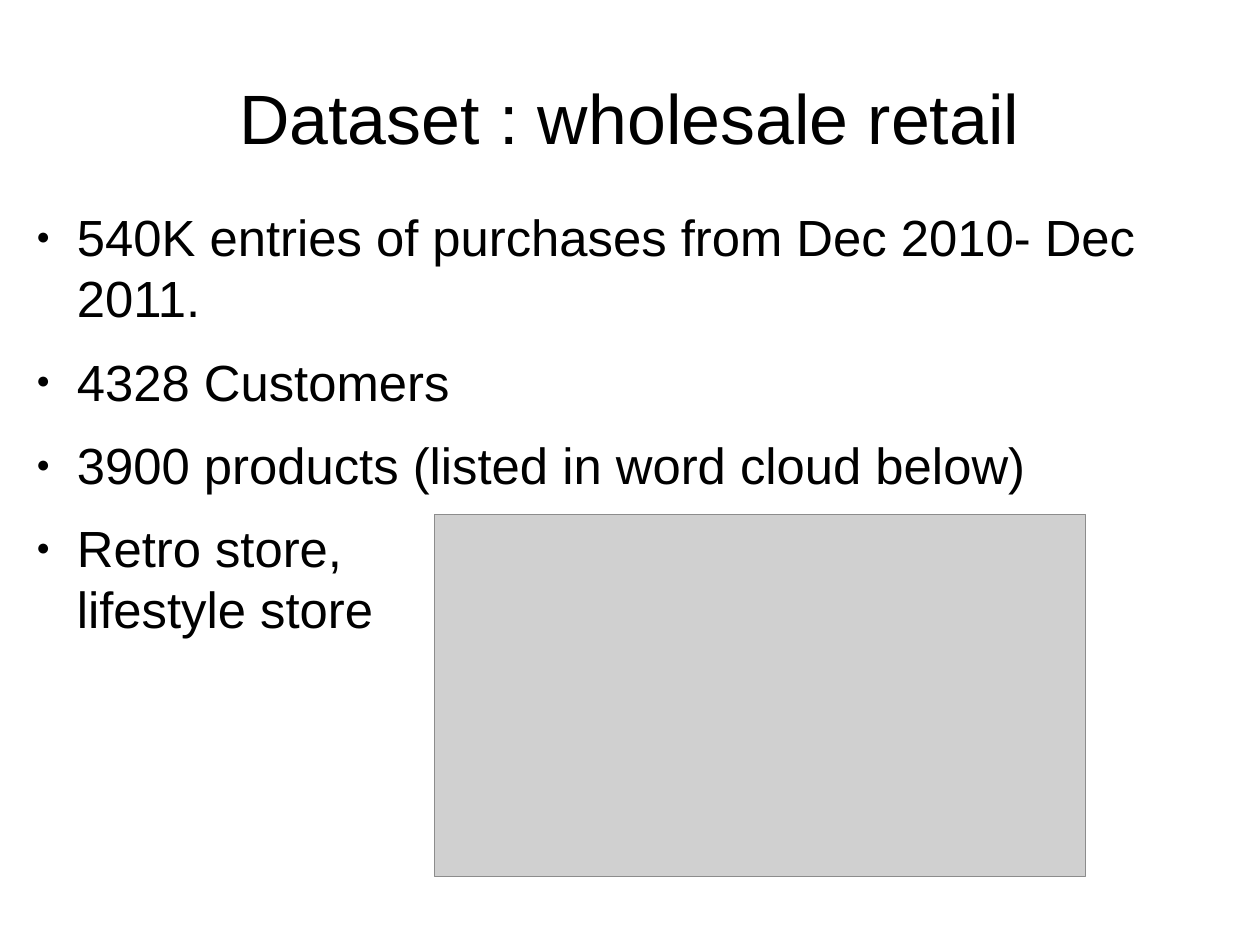
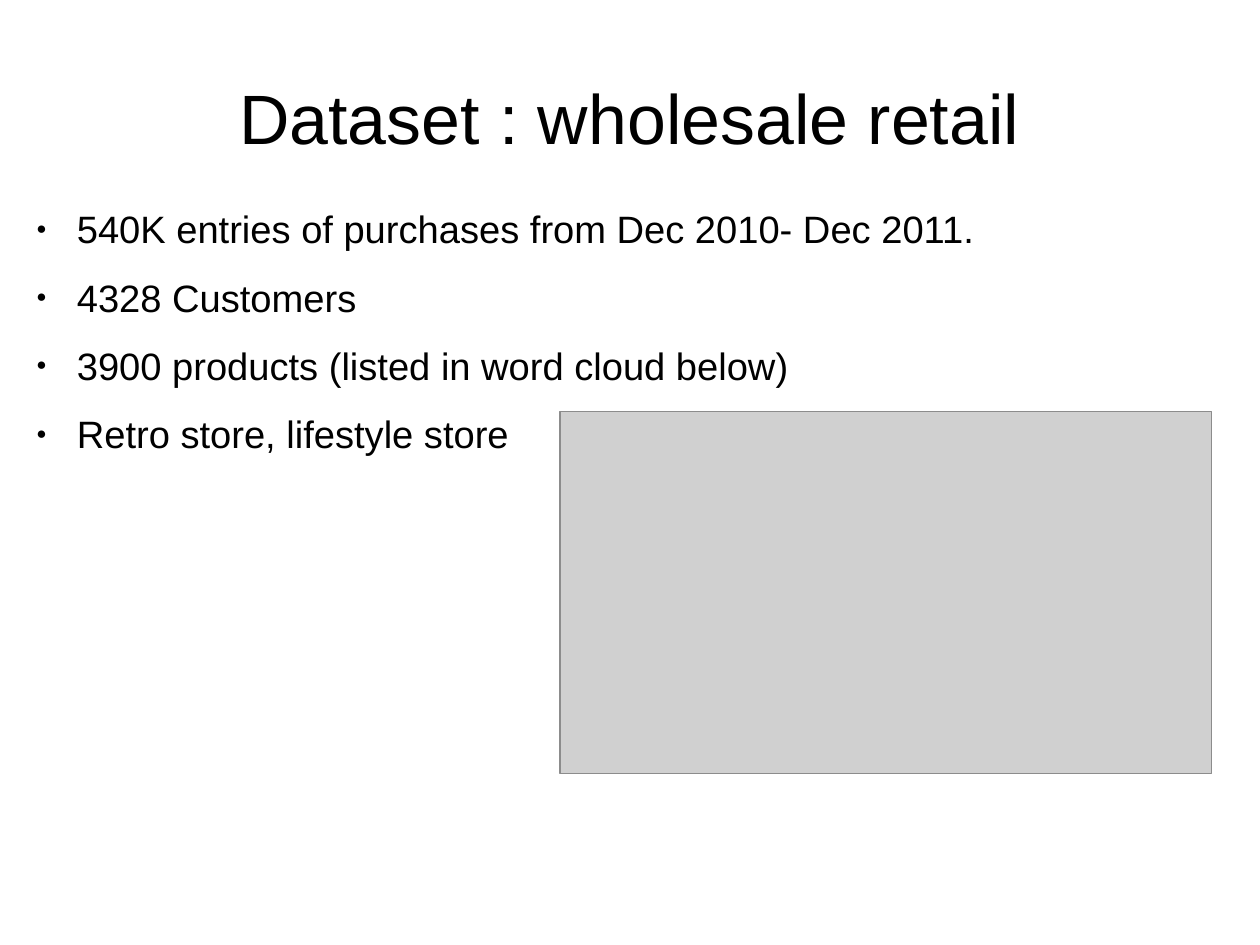
Before and after one commit to leexa90/E-commece-Data-Science, a slide deck: slide 2 of Present.odp. Drawn at 1260x945 pixels with LibreOffice and Linux fonts; fonts in the diff are those of the drawing; grey boxes stand for pictures. Boxes give left, top, right and bottom in pixels: in the first picture for what was removed or moved away, otherwise in the second. Text is boxed around its words. In the diff, an @@ line names an element or a change of style, - is before the commit and + after.

```diff
--- a/Present.odp
+++ b/Present.odp
@@ text "540K entries of purchases from ..." at (x1=77, y1=215, x2=973, y2=456): size 32 to 24 pt @@
@@ picture moved from (x1=434, y1=515, x2=1086, y2=877) to (x1=560, y1=412, x2=1212, y2=774) @@
```
Also in this commit, not shown: 5 other slides changed, 1 slide added, 2 other files.
